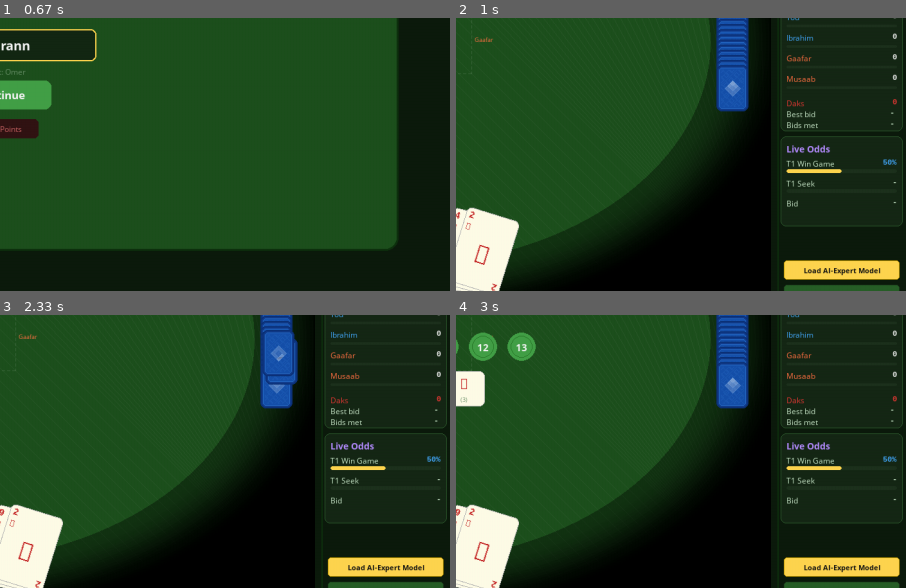
Above: before the commit, frames 1-4 (two rows, left to right).
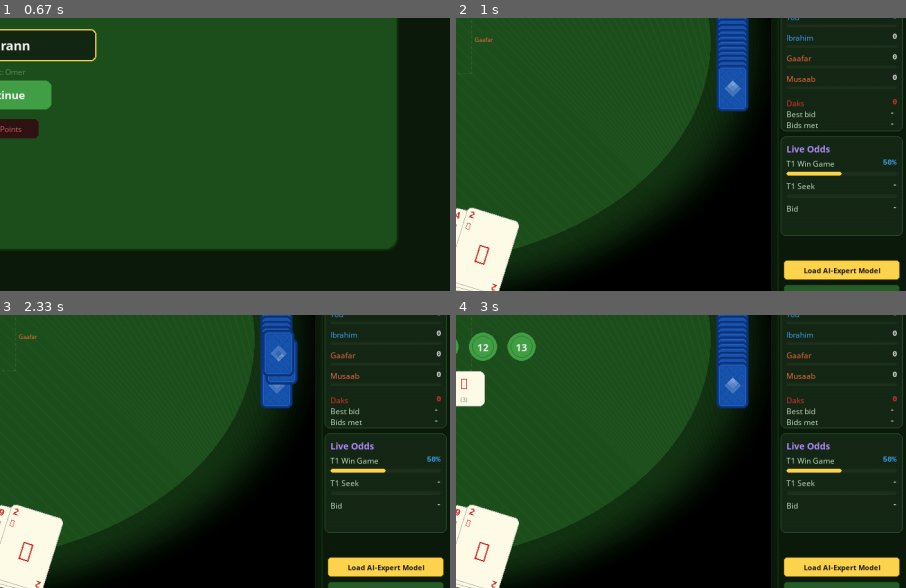
Above: after the commit, the same moments.

Repository: aamagzoub/engineering-intelligence
Game: pygame game, started from gui_pygame/main.py
Same seed, same stepped clock (60 frames per second), same inputs: the game is played once before the commit and once after it.
Inputs (mouse positions are % of the whole screen's width and height, from its top left):
- Up to frame 1 (0.67 s): type "ann" at 0.33 s
- Up to frame 2 (1 s): tap Enter at 0.67 s; click "▶ Start Game" at 0.93 s
- Up to frame 3 (2.33 s): click "Restart Game" at 1.27 s; click "Continue" at 1.6 s; tap Enter at 1.88 s; click (45, 76) at 2.27 s
- Up to frame 4 (3 s): click (47, 33) at 2.6 s
The pictures show only the part of the screen within x 50-100%, y 46-96%; the shares and areas given below are measured in that part.

Frame 1 is identical in both runs. In frame 2, 0.6% of the frame differs, in the area x 72-100%, y 55-80%; in frame 3, 0.6%; in frame 4, 0.6%.

Commit message:
More gap between Live Odds labels and their progress bars

Diff:
--- a/gui_pygame/game_screen.py
+++ b/gui_pygame/game_screen.py
@@ -1872,7 +1872,7 @@
 
         # ========== PROBABILITIES CARD ==========
         prob_card_y = game_card_y + game_card_h + 8 + stats_card_h + 8
-        prob_card_h = 140
+        prob_card_h = 155
         pygame.draw.rect(self.screen, (22, 40, 22),
                          (panel_x + 5, prob_card_y, panel_w - 10, prob_card_h), border_radius=8)
         pygame.draw.rect(self.screen, (45, 90, 45),
@@ -1911,7 +1911,7 @@
         self.screen.blit(label_font.render(win_label, True, TEXT_LIGHT), (bar_x, py))
         pct_surf = value_font.render(f"{win_prob:.0f}%", True, win_display_color)
         self.screen.blit(pct_surf, (panel_x + panel_w - pad - 4 - pct_surf.get_width(), py))
-        py += 17
+        py += 21
         pygame.draw.rect(self.screen, (30, 50, 30), (bar_x, py, bar_w, 6), border_radius=3)
         win_fill = win_prob / 100.0
         # Color shifts: green when >60%, yellow 40-60%, orange <40%.
@@ -1941,7 +1941,7 @@
         seek_text = f"{seek_prob:.0f}%" if seek_prob > 0 else "-"
         sk_surf = value_font.render(seek_text, True, seek_color if seek_prob > 0 else TEXT_LIGHT)
         self.screen.blit(sk_surf, (panel_x + panel_w - pad - 4 - sk_surf.get_width(), py))
-        py += 17
+        py += 21
         pygame.draw.rect(self.screen, (30, 50, 30), (bar_x, py, bar_w, 6), border_radius=3)
         if seek_prob > 0:
             pygame.draw.rect(self.screen, seek_color,
@@ -1977,7 +1977,7 @@
         bid_color = HIGHLIGHT_GREEN if bid_prob >= 60 else (TEXT_GOLD if bid_prob >= 40 else BUTTON_RED)
         bp_surf = value_font.render(bid_pct_text, True, bid_color if self.bid_value > 0 else TEXT_LIGHT)
         self.screen.blit(bp_surf, (panel_x + panel_w - pad - 4 - bp_surf.get_width(), py))
-        py += 15
+        py += 21
         if self.bid_value > 0:
             pygame.draw.rect(self.screen, (30, 50, 30), (bar_x, py, bar_w, 6), border_radius=3)
             pygame.draw.rect(self.screen, bid_color,
